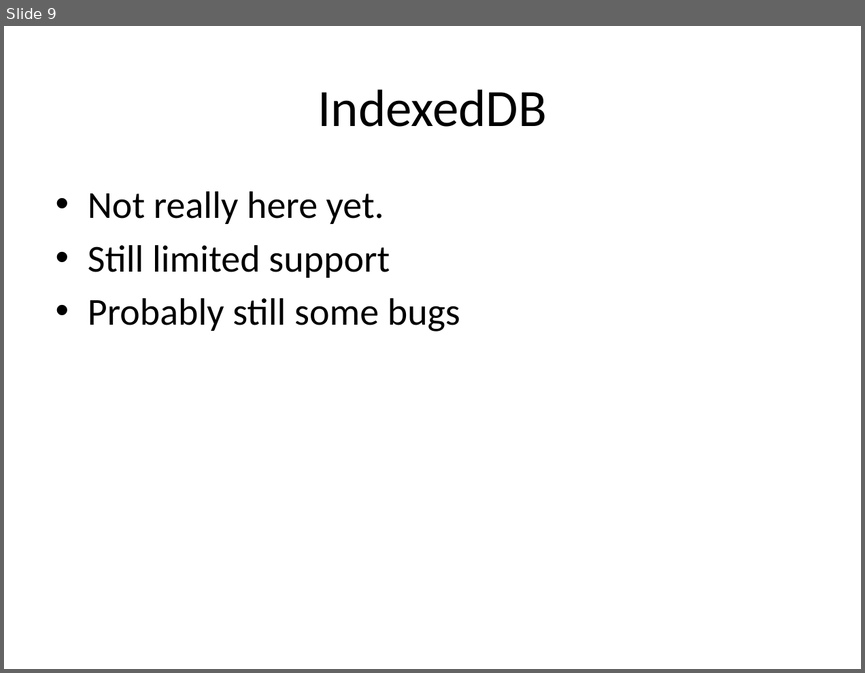
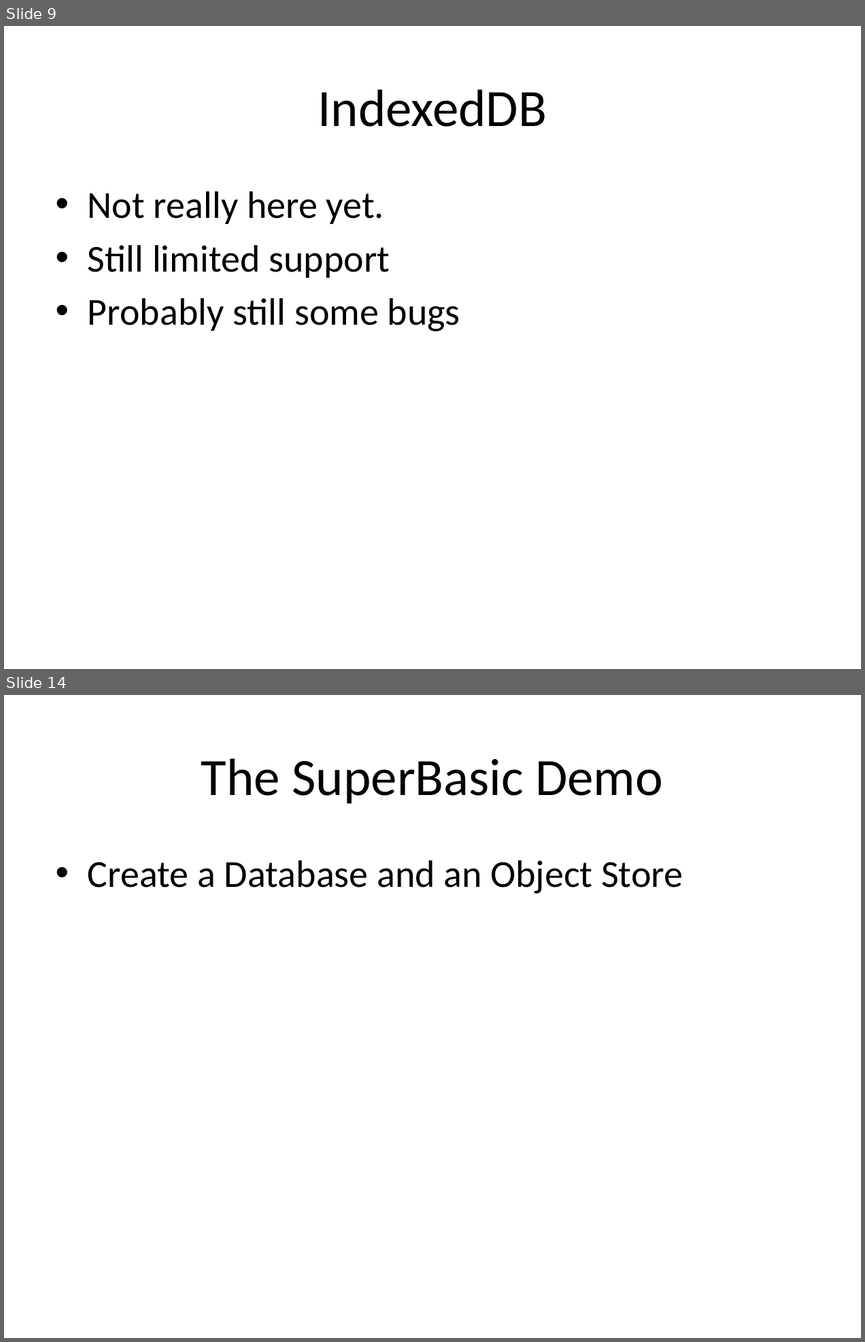
Before and after one commit to chadmichel/IndexedDB_And_Random_Presentation, a slide deck: IndexedDB_And_Random.pptx. Shown one above the other, each under a label of ours: slide 9 before the commit, slides 9 and 14 after it; the slides between them are not shown. The pictures are 865x673 and 865x1342 pixels, drawn with LibreOffice and Linux fonts; fonts in the diff are those of the drawing. Boxes give left, top, right and bottom in pixels: in the first picture for what was removed or moved away, otherwise in the second. Text is boxed around its words. In the diff, an @@ line names an element or a change of style, - is before the commit and + after.

```diff
--- a/IndexedDB_And_Random.pptx
+++ b/IndexedDB_And_Random.pptx
@@ slide 14 added at [4,695,861,1338], background #FFFFFF @@
@@ title added at [201,758,663,804], 44 pt, text #000000 @@
+The SuperBasic Demo
@@ text added at [88,860,683,894], 32 pt, text #000000 @@
+• Create a Database and an Object Store
```
Also in this commit, not shown: 4 other slides added.
